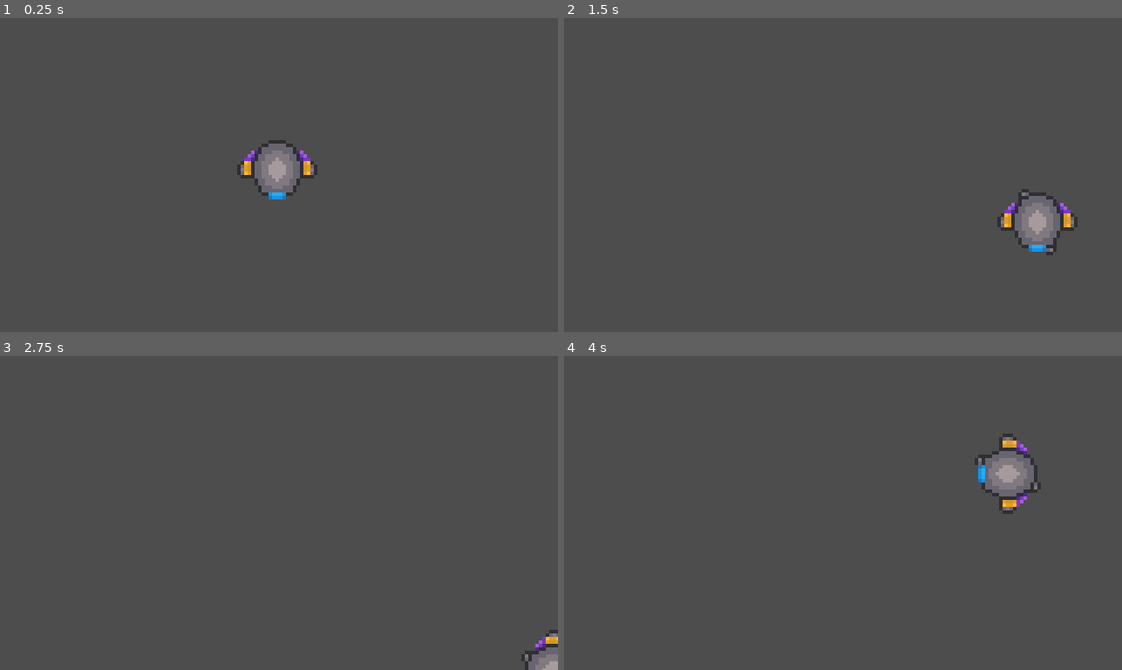
Above: before the commit, frames 1-4 (two rows, left to right).
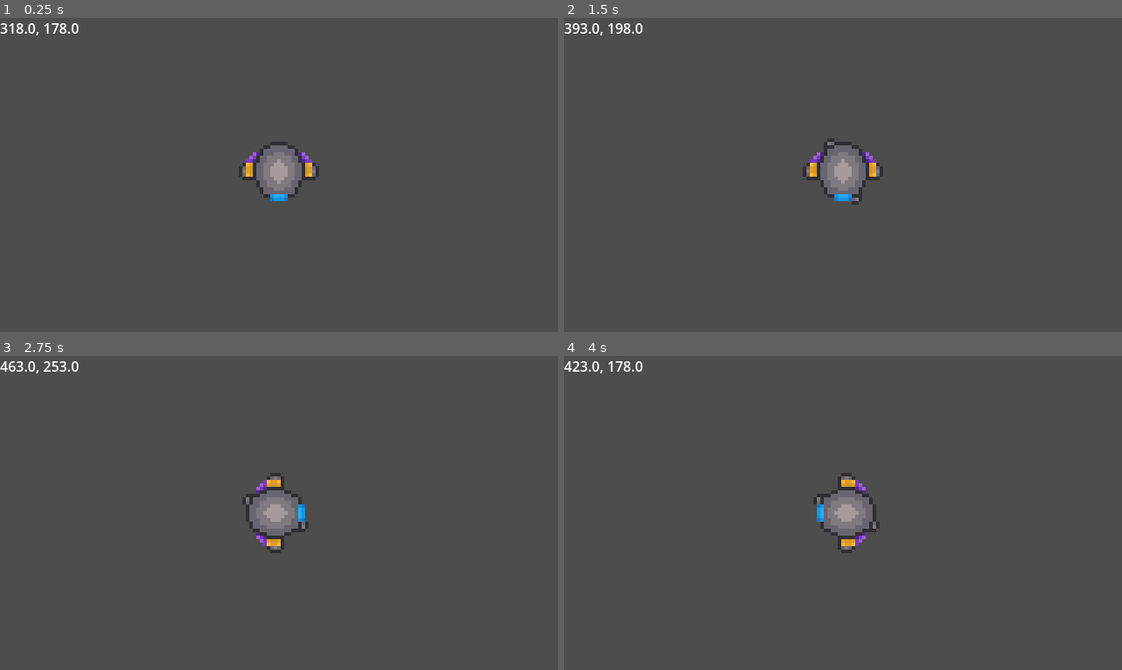
Above: after the commit, the same moments.

Repository: coder1015/real-roguelite
Game: Godot game, scene res://Scenes/Main.tscn
Same seed, same stepped clock (60 frames per second), same inputs: the game is played once before the commit and once after it.
Inputs:
- Up to frame 1 (0.25 s): no input
- Up to frame 2 (1.5 s): tap Enter at 0.5 s; hold D (move_right) 0.53-1.28 s; hold S (move_down) from 1.28 s (still down)
- Up to frame 3 (2.75 s): release S (move_down) at 2.03 s; hold D (move_right) from 2.03 s (still down)
- Up to frame 4 (4 s): release D (move_right) at 2.78 s; hold W (move_up) 2.78-3.53 s; hold A (move_left) from 3.53 s (still down)

The runs differ from the first frame. In frame 1, 0.9% of the frame differs, in the area x 0-58%, y 1-59%; in frame 2, 3.8%, in the area x 0-93%, y 1-76%; in frame 3, 2.6%; in frame 4, 3.8%.

Commit message:
movement w/ camera

Diff:
--- a/real-roguelike-godot-name/Scenes/Main.tscn
+++ b/real-roguelike-godot-name/Scenes/Main.tscn
@@ -2,6 +2,7 @@
 
 [ext_resource type="Script" uid="uid://dj72kodcjg428" path="res://Scenes/main.gd" id="1_idj7w"]
 [ext_resource type="PackedScene" uid="uid://csxlrah1lmcc6" path="res://Scenes/player.tscn" id="1_r150o"]
+[ext_resource type="PackedScene" uid="uid://bfvh8iffvbjc" path="res://Scenes/hud.tscn" id="3_kln2b"]
 
 [node name="Main" type="Node" unique_id=2073461120]
 script = ExtResource("1_idj7w")
@@ -11,3 +12,5 @@
 
 [node name="StartPosition" type="Marker2D" parent="." unique_id=940808361]
 position = Vector2(318, 178)
+
+[node name="HUD" parent="." unique_id=583667797 instance=ExtResource("3_kln2b")]
--- /dev/null
+++ b/real-roguelike-godot-name/Scenes/hud.tscn
@@ -0,0 +1,11 @@
+[gd_scene format=3 uid="uid://bfvh8iffvbjc"]
+
+[ext_resource type="Script" uid="uid://bnjlx4qx0ymqv" path="res://hud.gd" id="1_e0onf"]
+
+[node name="HUD" type="CanvasLayer" unique_id=583667797]
+script = ExtResource("1_e0onf")
+
+[node name="Message" type="Label" parent="." unique_id=1822339014]
+offset_right = 162.0
+offset_bottom = 88.0
+theme_override_font_sizes/font_size = 16
--- a/real-roguelike-godot-name/Scenes/main.gd
+++ b/real-roguelike-godot-name/Scenes/main.gd
@@ -8,7 +8,10 @@
 
 # Called every frame. 'delta' is the elapsed time since the previous frame.
 func _process(delta: float) -> void:
-	pass
+	var position = $Player.get_position()
+	var xpos = str(round(position.x))
+	var ypos = str(round(position.y))
+	$HUD.show_message(xpos + ", " + ypos)
 
 
 func new_game():
--- a/real-roguelike-godot-name/Scenes/player.tscn
+++ b/real-roguelike-godot-name/Scenes/player.tscn
@@ -72,6 +72,7 @@
 height = 94.0
 
 [node name="Player" type="CharacterBody2D" unique_id=627700811]
+motion_mode = 1
 script = ExtResource("1_4flbx")
 metadata/_edit_group_ = true
 
@@ -84,3 +85,5 @@
 position = Vector2(0, -4)
 rotation = 1.5707964
 shape = SubResource("CapsuleShape2D_cvnsp")
+
+[node name="Camera2D" type="Camera2D" parent="." unique_id=1884077703]
--- a/real-roguelike-godot-name/Scripts/player.gd
+++ b/real-roguelike-godot-name/Scripts/player.gd
@@ -1,7 +1,7 @@
 extends CharacterBody2D
 
-
-var speed = 300.0
+# speed is in pixels per second
+var speed = 100
 var screen_size
 
 
@@ -11,7 +11,7 @@
 
 
 func _physics_process(delta: float) -> void:
-	var velocity = Vector2.ZERO
+	velocity = Vector2.ZERO
 	if Input.is_action_pressed("move_right"):
 		velocity.x += 1
 	if Input.is_action_pressed("move_left"):
@@ -39,8 +39,6 @@
 		$AnimatedSprite2D.flip_v = velocity.y < 0
 		$AnimatedSprite2D.rotation = 0
 
-	position += velocity * delta
-	position = position.clamp(Vector2.ZERO, screen_size)
 	move_and_slide()
 
 
--- /dev/null
+++ b/real-roguelike-godot-name/hud.gd
@@ -0,0 +1,16 @@
+extends CanvasLayer
+
+
+# Called when the node enters the scene tree for the first time.
+func _ready() -> void:
+	pass # Replace with function body.
+
+
+# Called every frame. 'delta' is the elapsed time since the previous frame.
+func _process(delta: float) -> void:
+	pass
+
+
+func show_message(text):
+	$Message.text = text
+	$Message.show()
Not shown, added: real-roguelike-godot-name/hud.gd.uid
